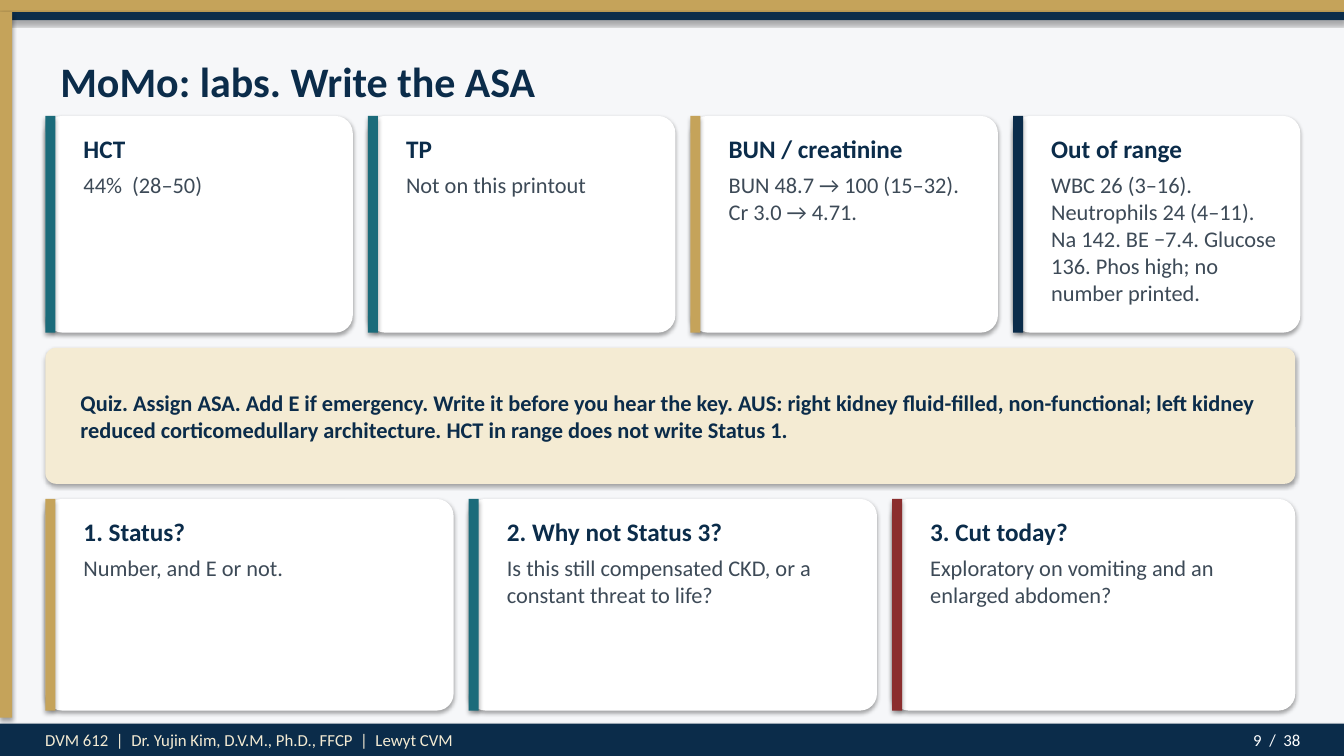
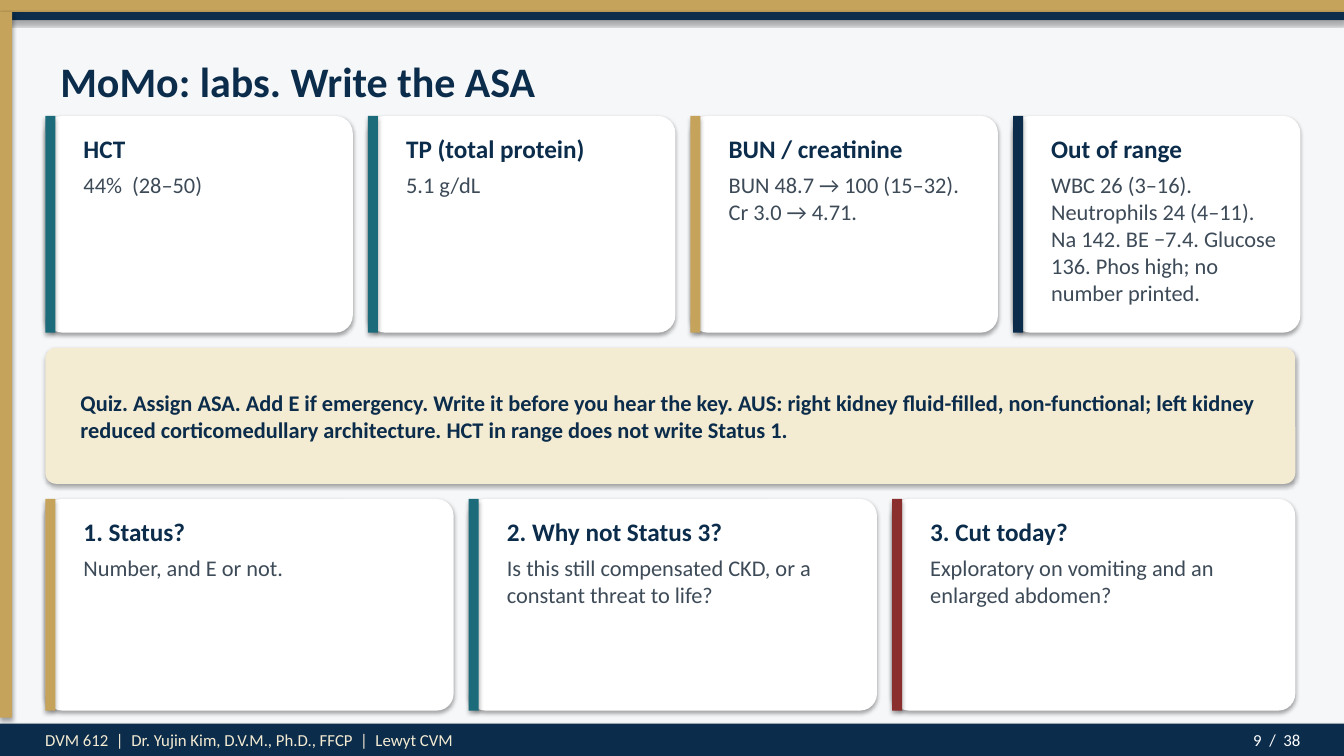
Before and after one commit to drkimvet/happycare, a slide deck: slide 9 of lectures/DVM-612_Week4_Preop_PatientPrep_Postop.pptx. Drawn at 1344x756 pixels with LibreOffice and Linux fonts; fonts in the diff are those of the drawing. Boxes give left, top, right and bottom in pixels: in the first picture for what was removed or moved away, otherwise in the second. Text is boxed around its words. In the diff, an @@ line names an element or a change of style, - is before the commit and + after.

```diff
--- a/lectures/DVM-612_Week4_Preop_PatientPrep_Postop.pptx
+++ b/lectures/DVM-612_Week4_Preop_PatientPrep_Postop.pptx
@@ text at <box>406,139,584,162</box>: text changed @@
-TP
+TP (total protein)
@@ text at <box>406,177,480,197</box>: text changed @@
-Not on this printout
+5.1 g/dL
```
Also in this commit, not shown: 5 other files.
